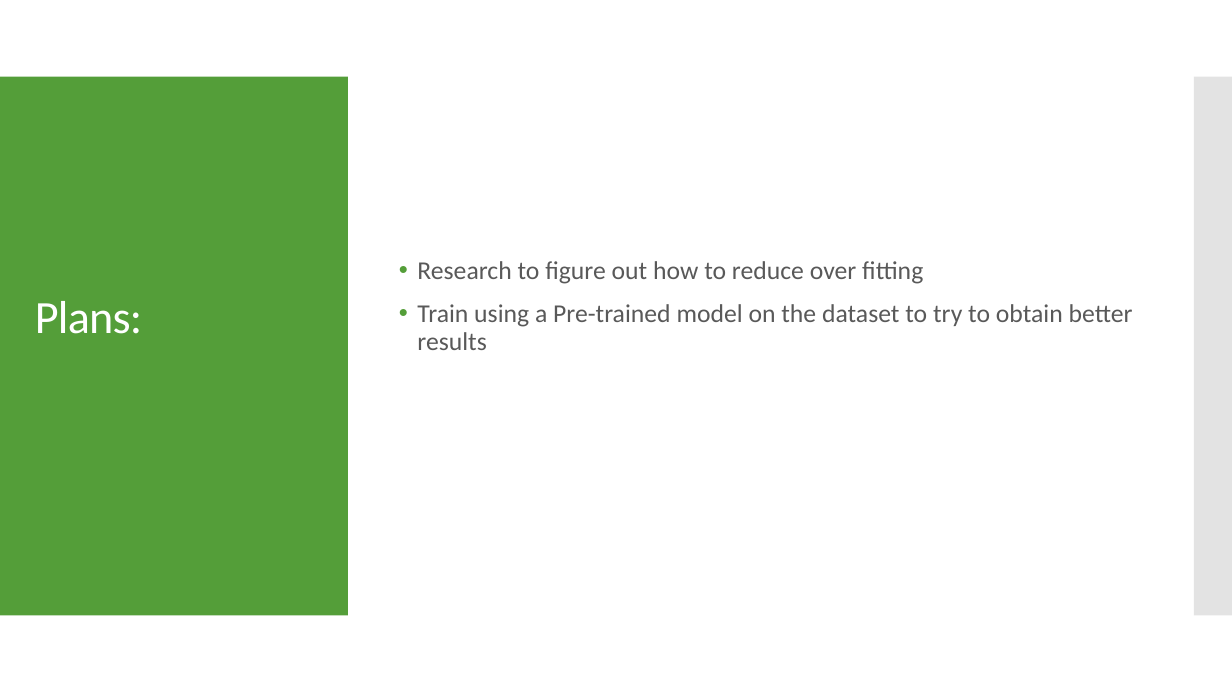
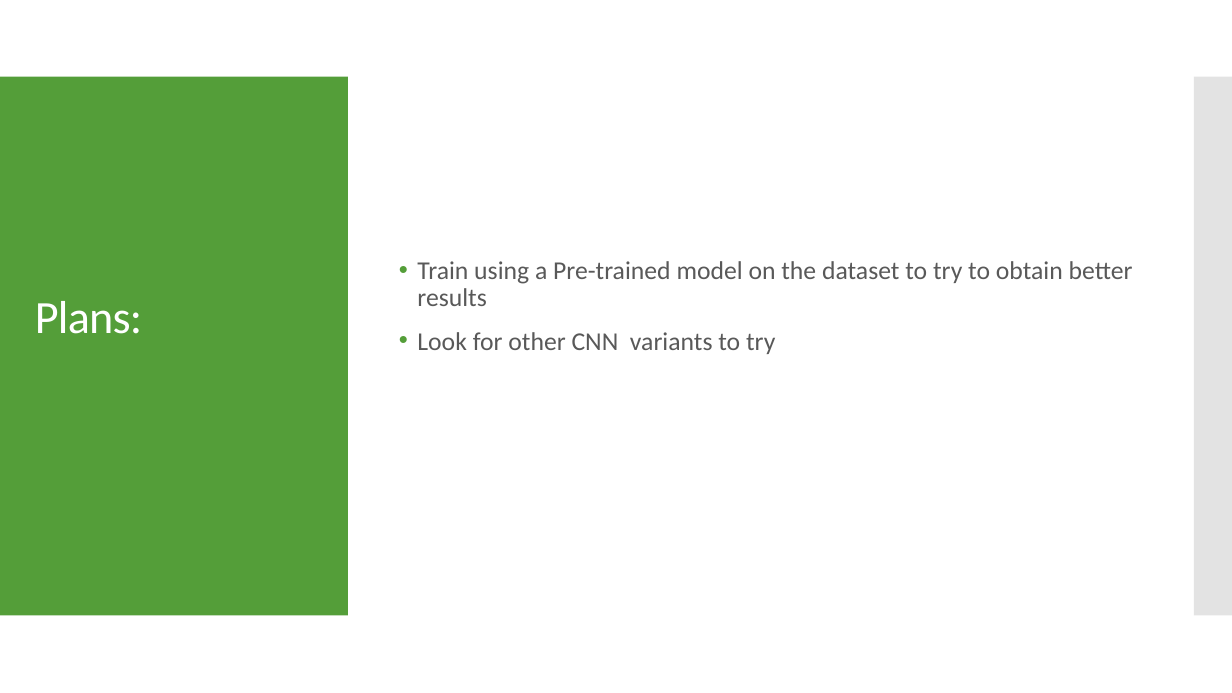
Before and after one commit to SazidAlam/Plant-Disease-Detection, a slide deck: slide 10 of FarzeenNazPromi1620225042/MidPoint_ProgressAndPlans.pptx. Drawn at 1232x693 pixels with LibreOffice and Linux fonts; fonts in the diff are those of the drawing. Boxes give left, top, right and bottom in pixels: in the first picture for what was removed or moved away, otherwise in the second. Text is boxed around its words. In the diff, an @@ line names an element or a change of style, - is before the commit and + after.

Commit message:
over-fitting fix

```diff
--- a/FarzeenNazPromi1620225042/MidPoint_ProgressAndPlans.pptx
+++ b/FarzeenNazPromi1620225042/MidPoint_ProgressAndPlans.pptx
@@ text at box(417, 261, 923, 284): paragraph removed @@
-• Research to figure out how to reduce over fitting
@@ text at box(417, 332, 775, 354): paragraph added @@
+• Look for other CNN variants to try
```
Also in this commit, not shown: 2 other slides changed, 1 other file.
